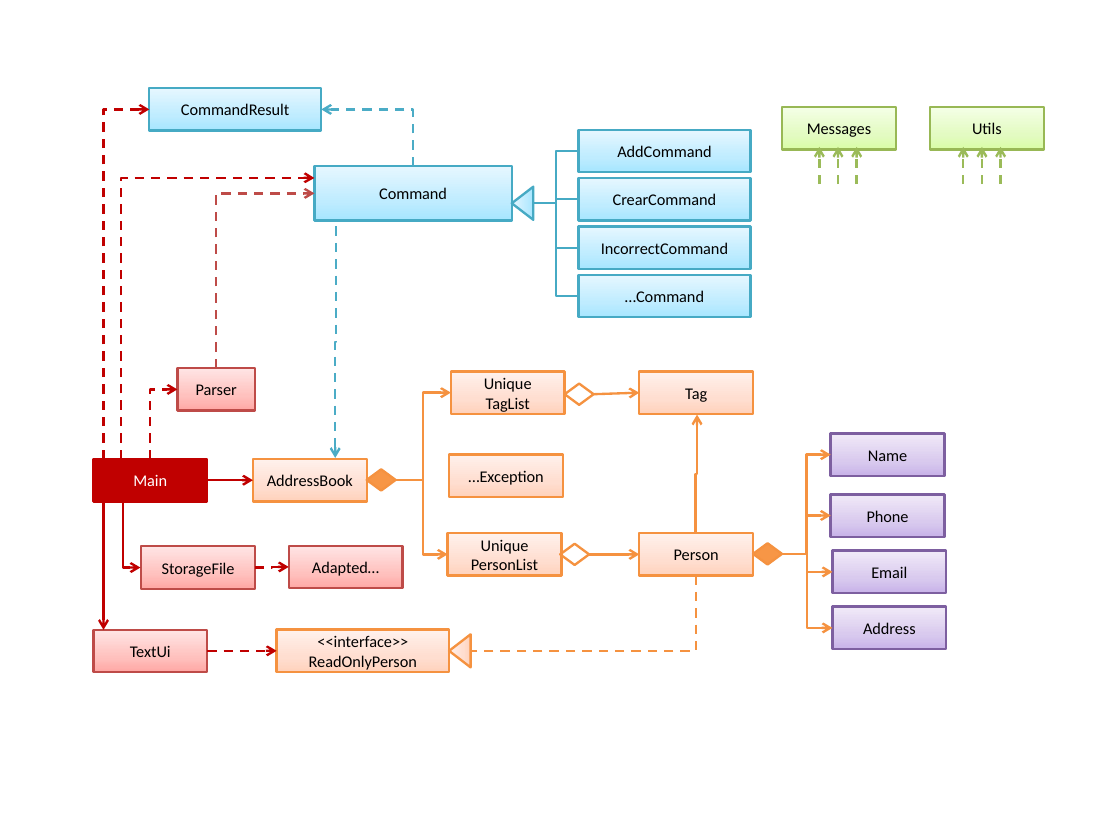
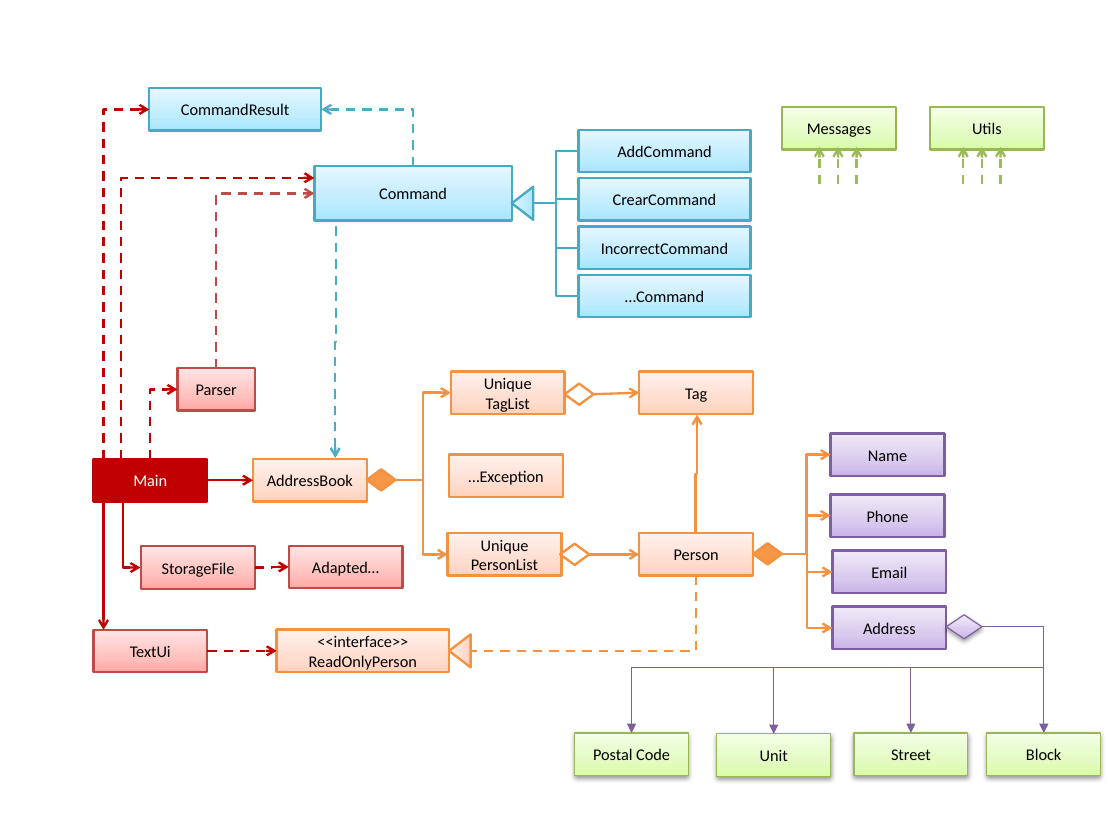
Before and after one commit to se-edu/addressbook-level2, a slide deck: slide 2 of doc/Diagrams.pptx. Drawn at 1120x840 pixels with LibreOffice and Linux fonts; fonts in the diff are those of the drawing. Boxes give left, top, right and bottom in pixels: in the first picture for what was removed or moved away, otherwise in the second. Text is boxed around its words. In the diff, an @@ line names an element or a change of style, - is before the commit and + after.

```diff
--- a/doc/Diagrams.pptx
+++ b/doc/Diagrams.pptx
@@ diamond added at bbox=[946, 615, 982, 638], fill gradient #C9B5E8 to #D8CBEE to #F0EAF9, outline #7D60A0 0.75 pt @@
@@ elbow arrow added from (982, 627) to (1044, 732), #7D60A0 0.75 pt @@
@@ elbow arrow added from (1044, 668) to (632, 732), #7D60A0 0.75 pt @@
@@ elbow arrow added from (1044, 668) to (774, 734), #7D60A0 0.75 pt @@
@@ elbow arrow added from (1044, 668) to (911, 732), #7D60A0 0.75 pt @@
@@ rectangle added at bbox=[575, 732, 689, 775], fill gradient #DAFDA7 to #E4FCC2 to #F5FFE7, outline #98B955 0.75 pt, 10.5 pt, text #000000 @@
+Postal Code
@@ rectangle added at bbox=[717, 734, 831, 776], fill gradient #DAFDA7 to #E4FCC2 to #F5FFE7, outline #98B955 0.75 pt, 10.5 pt, text #000000 @@
+Unit
@@ rectangle added at bbox=[855, 732, 969, 775], fill gradient #DAFDA7 to #E4FCC2 to #F5FFE7, outline #98B955 0.75 pt, 10.5 pt, text #000000 @@
+Street
@@ rectangle added at bbox=[987, 732, 1101, 775], fill gradient #DAFDA7 to #E4FCC2 to #F5FFE7, outline #98B955 0.75 pt, 10.5 pt, text #000000 @@
+Block
```
Also in this commit, not shown: 5 other files.
